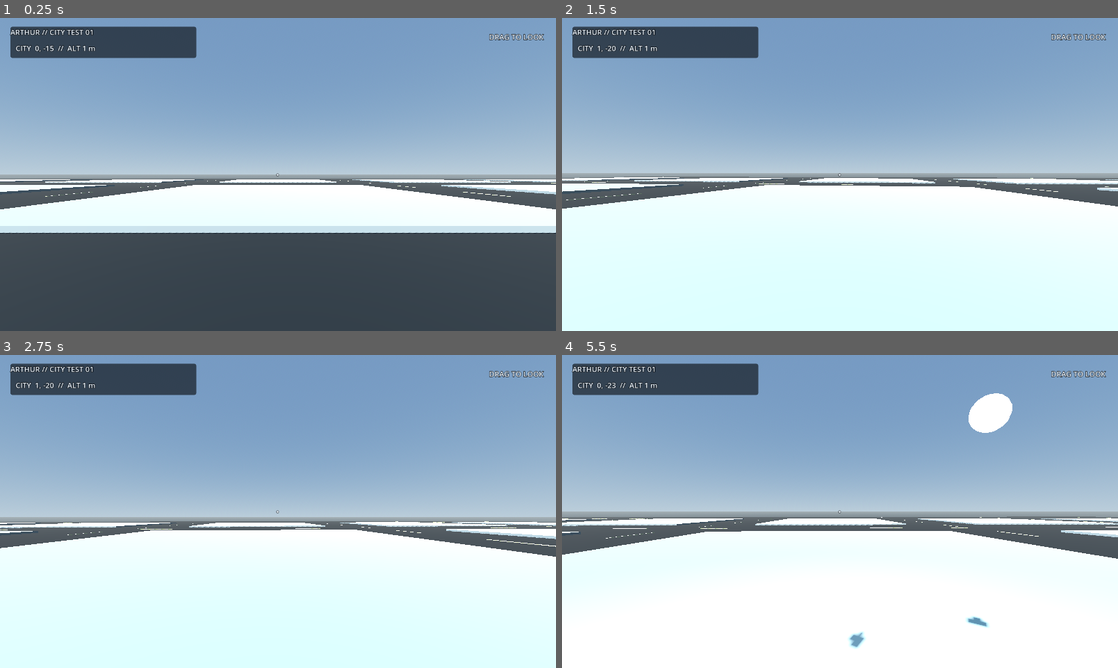
Above: before the commit, frames 1-4 (two rows, left to right).
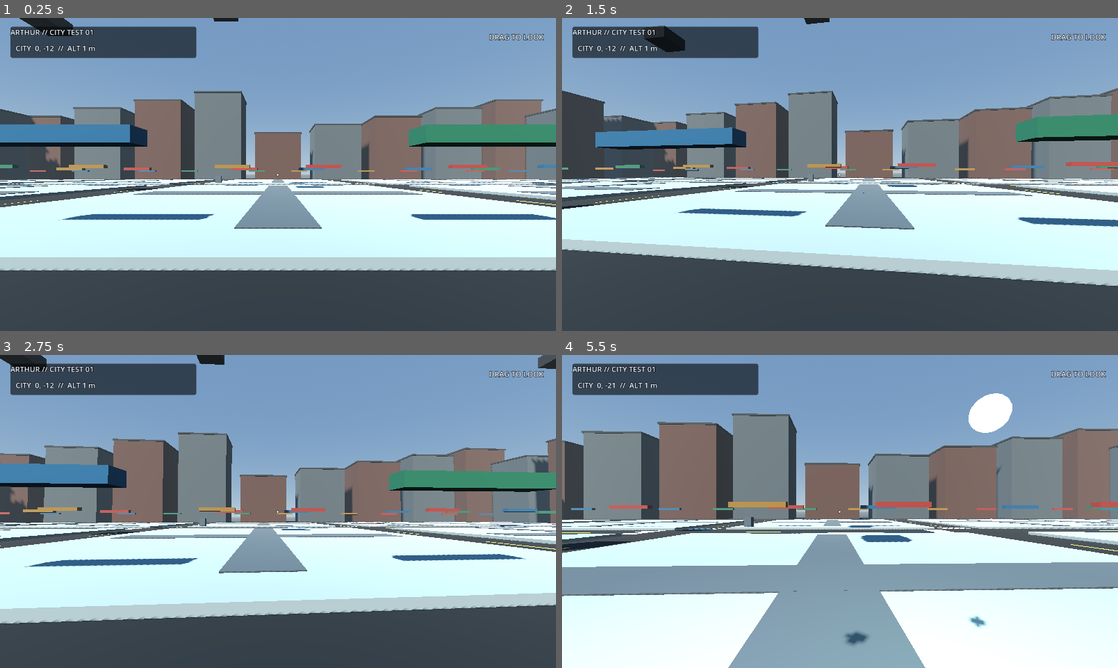
Above: after the commit, the same moments.

Repository: jain-Igtm/Strawberry-Games
Game: Godot game, scene res://arthur_mobile/city_main.tscn
The game is run twice, just before and just after one commit, with the same random seed, the same clock (stepped at 60 frames per second) and the same inputs.
Inputs (mouse positions are in pixels of both pictures, inside the frame that each line leads up to):
- Up to frame 1 (0.25 s): no input
- Up to frame 2 (1.5 s): tap Enter at 0.5 s; move the mouse to (867, 174) at 0.52 s; hold Ctrl 0.53-1.28 s; hold W from 0.53 s (still down); click (867, 174) at 0.67 s; tap Space at 0.77 s; move the mouse to (812, 174) at 1.27 s; tap C at 1.35 s
- Up to frame 3 (2.75 s): keep holding W; tap Space at 1.52, 2 s; move the mouse to (289, 505) at 2.02 s; hold Shift from 2.03 s (still down)
- Up to frame 4 (5.5 s): keep holding W; tap Enter at 2.75 s; move the mouse to (834, 517) at 2.77 s; release Shift at 2.78 s; tap F at 2.85 s; click (834, 517) at 2.92 s; tap Space at 3.02, 3.77, 4.52 s; move the mouse to (878, 514) at 3.52 s; tap E at 3.6 s; move the mouse to (795, 508) at 4.27 s; tap Q at 4.35 s; move the mouse to (845, 511) at 5.02 s; tap R at 5.1 s; click (845, 511) at 5.17 s

The runs differ from the first frame. In frame 1, 41% of the frame differs, in the area x 0-100%, y 0-81%; in frame 2, 52%, in the area x 0-100%, y 0-100%; in frame 3, 49%; in frame 4, 45%.

Commit message:
Rebuild Arthur city as dense walkable streets

Diff:
--- a/godot-backrooms/overlay/arthur_mobile/city_world.gd
+++ b/godot-backrooms/overlay/arthur_mobile/city_world.gd
@@ -1,14 +1,17 @@
 extends Node3D
 
-# Arthur City v0.1
-# A normal-world city branch. Arthur's player and psychic scripts are intentionally
-# untouched; this script only replaces the Backrooms environment generator.
+# Arthur City v0.2
+# Dense normal-world city environment. Arthur's player, movement, levitation,
+# illumination and telekinesis scripts are intentionally untouched.
 
 const CITY_ASSET_ROOT := "res://arthur_assets/kaykit_city/gltf/"
-const BLOCK_SPACING := 30.0
-const BLOCK_SIZE := 20.0
-const CITY_EXTENT := 92.0
-const SPAWN := Vector3(0.0, 1.05, -15.0)
+const BLOCK_SPACING := 26.0
+const BLOCK_SIZE := 21.0
+const HALF_BLOCK := BLOCK_SIZE * 0.5
+const CITY_EXTENT := 82.0
+const SPAWN := Vector3(0.0, 1.05, -13.0)
+const GRID_MIN := -2
+const GRID_MAX := 2
 
 @onready var player: CharacterBody3D = $Player
 @onready var coords_label: Label = $UI/Overlay/Coords
@@ -18,9 +21,12 @@
 var concrete_dark_mat: StandardMaterial3D
 var grass_mat: StandardMaterial3D
 var stripe_mat: StandardMaterial3D
+var crosswalk_mat: StandardMaterial3D
 var curb_mat: StandardMaterial3D
 var prop_mat: StandardMaterial3D
-
+var brick_mat: StandardMaterial3D
+var roof_mat: StandardMaterial3D
+var storefront_mats: Array[StandardMaterial3D] = []
 var asset_cache: Dictionary = {}
 
 func _ready() -> void:
@@ -42,19 +48,27 @@
 		player.velocity = Vector3.ZERO
 		player.set_psychic_levitation(false)
 
-# player_v09 asks the world about water every physics tick. There is deliberately
-# no pool/swimming volume in the city yet, so the Backrooms water state stays off.
+# player_v09 asks the world about water every physics tick.
 func is_water_at_position(_position: Vector3) -> bool:
 	return false
 
 func _build_materials() -> void:
-	asphalt_mat = _make_material(Color(0.075, 0.083, 0.09, 1.0), 0.94)
-	concrete_mat = _make_material(Color(0.54, 0.55, 0.55, 1.0), 0.9)
-	concrete_dark_mat = _make_material(Color(0.31, 0.33, 0.35, 1.0), 0.9)
-	grass_mat = _make_material(Color(0.16, 0.31, 0.18, 1.0), 1.0)
-	stripe_mat = _make_material(Color(0.82, 0.78, 0.58, 1.0), 0.86)
-	curb_mat = _make_material(Color(0.69, 0.68, 0.64, 1.0), 0.92)
-	prop_mat = _make_material(Color(0.32, 0.36, 0.39, 1.0), 0.72, 0.08)
+	asphalt_mat = _make_material(Color(0.075, 0.082, 0.088, 1.0), 0.96)
+	concrete_mat = _make_material(Color(0.49, 0.50, 0.49, 1.0), 0.93)
+	concrete_dark_mat = _make_material(Color(0.25, 0.27, 0.28, 1.0), 0.94)
+	grass_mat = _make_material(Color(0.13, 0.28, 0.14, 1.0), 1.0)
+	stripe_mat = _make_material(Color(0.86, 0.73, 0.28, 1.0), 0.86)
+	crosswalk_mat = _make_material(Color(0.88, 0.88, 0.82, 1.0), 0.9)
+	curb_mat = _make_material(Color(0.63, 0.62, 0.58, 1.0), 0.94)
+	prop_mat = _make_material(Color(0.27, 0.30, 0.32, 1.0), 0.74, 0.06)
+	brick_mat = _make_material(Color(0.28, 0.18, 0.15, 1.0), 0.97)
+	roof_mat = _make_material(Color(0.12, 0.13, 0.14, 1.0), 0.91)
+	storefront_mats = [
+		_make_material(Color(0.50, 0.16, 0.13, 1.0), 0.82),
+		_make_material(Color(0.10, 0.29, 0.39, 1.0), 0.82),
+		_make_material(Color(0.12, 0.34, 0.25, 1.0), 0.82),
+		_make_material(Color(0.48, 0.34, 0.12, 1.0), 0.82)
+	]
 
 func _make_material(color: Color, roughness: float, metallic: float = 0.0) -> StandardMaterial3D:
 	var mat := StandardMaterial3D.new()
@@ -68,124 +82,223 @@
 	geometry.name = "CityGeometry"
 	add_child(geometry)
 
-	_add_box(geometry, "AsphaltGround", Vector3(0.0, -0.46, 0.0), Vector3(CITY_EXTENT * 2.0, 0.9, CITY_EXTENT * 2.0), asphalt_mat, true)
-	_build_lane_markings(geometry)
-
-	for ix in range(-2, 3):
-		for iz in range(-2, 3):
+	# Road slab. Most of this disappears beneath raised city blocks, so Arthur now
+	# sees streets between buildings instead of one enormous asphalt sheet.
+	_add_box(geometry, "RoadBase", Vector3(0.0, -0.40, 0.0), Vector3(CITY_EXTENT * 2.0, 0.8, CITY_EXTENT * 2.0), asphalt_mat, true)
+
+	for ix in range(GRID_MIN, GRID_MAX + 1):
+		for iz in range(GRID_MIN, GRID_MAX + 1):
 			var center := Vector3(float(ix) * BLOCK_SPACING, 0.0, float(iz) * BLOCK_SPACING)
 			var kind := _lot_kind(ix, iz)
 			if kind == "park":
 				_build_park(geometry, center)
 			elif kind == "parking":
 				_build_parking_lot(geometry, center, ix, iz)
+			elif kind == "plaza":
+				_build_plaza(geometry, center, ix, iz)
 			else:
-				_build_building_block(geometry, center, ix, iz)
-
+				_build_dense_block(geometry, center, ix, iz)
+
+	_build_road_markings(geometry)
+	_build_crosswalks(geometry)
 	_build_street_furniture(geometry)
-	_build_parked_cars(geometry)
+	_build_curbside_cars(geometry)
 	_build_loose_psychic_props(geometry)
+	_build_horizon(geometry)
 
 func _lot_kind(ix: int, iz: int) -> String:
 	if ix == 0 and iz == 0:
 		return "park"
-	if (ix == -2 and iz == 1) or (ix == 2 and iz == -1) or (ix == 1 and iz == 2):
+	if ix == -2 and iz == 1:
 		return "parking"
+	if ix == 2 and iz == -1:
+		return "plaza"
 	return "building"
 
-func _build_lane_markings(parent: Node3D) -> void:
-	var roads := [-75.0, -45.0, -15.0, 15.0, 45.0, 75.0]
-	for x in roads:
-		for z in range(-84, 85, 9):
-			_add_box(parent, "VDash", Vector3(x, 0.018, float(z)), Vector3(0.13, 0.025, 3.6), stripe_mat, false)
-	for z in roads:
-		for x in range(-84, 85, 9):
-			_add_box(parent, "HDash", Vector3(float(x), 0.02, z), Vector3(3.6, 0.025, 0.13), stripe_mat, false)
-
-func _build_building_block(parent: Node3D, center: Vector3, ix: int, iz: int) -> void:
-	_add_box(parent, "Sidewalk", center + Vector3(0.0, 0.09, 0.0), Vector3(BLOCK_SIZE, 0.18, BLOCK_SIZE), concrete_mat, true)
-
-	var index := posmod(ix * 7 + iz * 11, 8)
-	var asset := "building_%s_withoutBase.gltf" % char(65 + index)
-	var scale_factor := 2.15 + float(posmod(ix * 5 - iz * 3, 4)) * 0.18
-	var rotation_y := float(posmod(ix - iz, 4)) * PI * 0.5
-	var visual := _instance_asset(asset, parent, center + Vector3(0.0, 0.19, 0.0), rotation_y, Vector3.ONE * scale_factor)
+func _road_centers() -> Array[float]:
+	return [-39.0, -13.0, 13.0, 39.0]
+
+func _build_road_markings(parent: Node3D) -> void:
+	for x in _road_centers():
+		for z in range(-70, 71, 8):
+			if _near_intersection(float(z)):
+				continue
+			_add_box(parent, "LaneDashV", Vector3(x, 0.025, float(z)), Vector3(0.10, 0.022, 3.0), stripe_mat, false)
+	for z in _road_centers():
+		for x in range(-70, 71, 8):
+			if _near_intersection(float(x)):
+				continue
+			_add_box(parent, "LaneDashH", Vector3(float(x), 0.026, z), Vector3(3.0, 0.022, 0.10), stripe_mat, false)
+
+func _near_intersection(value: float) -> bool:
+	for road in _road_centers():
+		if absf(value - road) < 5.0:
+			return true
+	return false
+
+func _build_crosswalks(parent: Node3D) -> void:
+	for rx in _road_centers():
+		for rz in _road_centers():
+			# Compact zebra crossings on all four approaches make intersections read
+			# immediately from eye level without hundreds of meshes.
+			for i in range(-2, 3):
+				var off := float(i) * 0.62
+				_add_box(parent, "CrosswalkV", Vector3(rx + off, 0.032, rz - 3.25), Vector3(0.34, 0.024, 1.65), crosswalk_mat, false)
+				_add_box(parent, "CrosswalkH", Vector3(rx - 3.25, 0.033, rz + off), Vector3(1.65, 0.024, 0.34), crosswalk_mat, false)
+
+func _build_dense_block(parent: Node3D, center: Vector3, ix: int, iz: int) -> void:
+	_add_box(parent, "SidewalkBlock", center + Vector3(0.0, 0.10, 0.0), Vector3(BLOCK_SIZE, 0.20, BLOCK_SIZE), concrete_mat, true)
+
+	# Four street-facing buildings per block. This is the key v0.2 change: the
+	# sidewalk edge is occupied continuously instead of placing one tiny structure
+	# in a sea of pavement.
+	var offsets := [
+		Vector3(-5.0, 0.0, -5.0), Vector3(5.0, 0.0, -5.0),
+		Vector3(-5.0, 0.0, 5.0), Vector3(5.0, 0.0, 5.0)
+	]
+	for n in range(offsets.size()):
+		_build_city_building(parent, center + offsets[n], ix, iz, n)
+
+	# Narrow service alleys through the block. They make the density navigable
+	# instead of turning every block into one solid collision cube.
+	_add_box(parent, "AlleyX", center + Vector3(0.0, 0.215, 0.0), Vector3(2.0, 0.035, 17.8), concrete_dark_mat, false)
+	_add_box(parent, "AlleyZ", center + Vector3(0.0, 0.216, 0.0), Vector3(17.8, 0.035, 2.0), concrete_dark_mat, false)
+
+	if posmod(ix * 3 + iz, 2) == 0:
+		_instance_asset("dumpster.gltf", parent, center + Vector3(1.2, 0.28, 4.4), PI * 0.5, Vector3.ONE * 0.95)
+	if posmod(ix - iz, 3) == 0:
+		_instance_asset("bench.gltf", parent, center + Vector3(-8.7, 0.25, 0.0), PI * 0.5, Vector3.ONE * 0.95)
+
+func _build_city_building(parent: Node3D, position: Vector3, ix: int, iz: int, slot: int) -> void:
+	var letters := ["A", "B", "C", "D", "E", "F", "G", "H"]
+	var index := posmod(ix * 13 + iz * 7 + slot * 3, letters.size())
+	var asset := "building_%s_withoutBase.gltf" % letters[index]
+	var downtownness := 2 - mini(2, maxi(abs(ix), abs(iz)))
+	var scale_factor := 1.55 + float(posmod(ix * 5 - iz * 3 + slot, 4)) * 0.10 + float(downtownness) * 0.16
+	var rotation_y := float(posmod(slot + ix - iz, 4)) * PI * 0.5
+	var visual := _instance_asset(asset, parent, position + Vector3(0.0, 0.20, 0.0), rotation_y, Vector3.ONE * scale_factor)
 	if visual != null:
-		visual.name = "BuildingVisual_%d_%d" % [ix, iz]
-
-	# Cheap broad-phase collision keeps mobile flight smooth while still making
-	# rooftops/walls solid. The public model remains purely visual.
-	var footprint := 12.0 + float(posmod(ix + iz, 2)) * 1.4
-	var height := 12.0 + float(posmod(ix * 3 + iz * 5, 5)) * 2.4
-	_add_static_collision(parent, "BuildingCollision", center + Vector3(0.0, 0.18 + height * 0.5, 0.0), Vector3(footprint, height, footprint))
-
-	# A little service-space breathing room around every block keeps the city from
-	# becoming one repeated wall canyon.
-	if posmod(ix + iz, 3) == 0:
-		_instance_asset("dumpster.gltf", parent, center + Vector3(7.1, 0.2, -6.8), rotation_y, Vector3.ONE * 1.1)
-	if posmod(ix * 2 + iz, 4) == 0:
-		_instance_asset("bench.gltf", parent, center + Vector3(-7.0, 0.2, 6.8), rotation_y + PI * 0.5, Vector3.ONE * 1.05)
+		visual.name = "Building_%d_%d_%d" % [ix, iz, slot]
+
+	var footprint := 7.7
+	var height := 9.5 + float(posmod(ix * 11 + iz * 17 + slot * 5, 5)) * 1.45 + float(downtownness) * 2.4
+	_add_static_collision(parent, "BuildingCollision", position + Vector3(0.0, 0.20 + height * 0.5, 0.0), Vector3(footprint, height, footprint))
+
+	# Low-cost rooftop mass and storefront/awning accents fill the silhouette and
+	# keep repeated public-kit buildings from reading as cloned props.
+	if downtownness > 0 and posmod(slot + ix, 2) == 0:
+		_add_box(parent, "RoofPlant", position + Vector3(0.0, height + 0.55, 0.0), Vector3(2.3, 1.1, 2.3), roof_mat, false)
+
+	var edge_x := signf(position.x - float(ix) * BLOCK_SPACING)
+	var edge_z := signf(position.z - float(iz) * BLOCK_SPACING)
+	var accent_mat := storefront_mats[posmod(ix + iz + slot, storefront_mats.size())]
+	if absf(edge_z) > 0.1:
+		_add_box(parent, "Awning", position + Vector3(0.0, 2.3, edge_z * 4.02), Vector3(3.8, 0.38, 0.55), accent_mat, false)
+	else:
+		_add_box(parent, "Awning", position + Vector3(edge_x * 4.02, 2.3, 0.0), Vector3(0.55, 0.38, 3.8), accent_mat, false)
 
 func _build_park(parent: Node3D, center: Vector3) -> void:
-	_add_box(parent, "ParkCurb", center + Vector3(0.0, 0.09, 0.0), Vector3(BLOCK_SIZE, 0.18, BLOCK_SIZE), curb_mat, true)
-	_add_box(parent, "ParkLawn", center + Vector3(0.0, 0.205, 0.0), Vector3(15.6, 0.05, 15.6), grass_mat, false)
-	_add_box(parent, "ParkPathX", center + Vector3(0.0, 0.235, 0.0), Vector3(16.4, 0.035, 2.2), concrete_dark_mat, false)
-	_add_box(parent, "ParkPathZ", center + Vector3(0.0, 0.236, 0.0), Vector3(2.2, 0.035, 16.4), concrete_dark_mat, false)
-
-	for offset in [Vector3(-5.6, 0.22, -5.6), Vector3(5.6, 0.22, -5.6), Vector3(-5.6, 0.22, 5.6), Vector3(5.6, 0.22, 5.6)]:
-		_instance_asset("bush.gltf", parent, center + offset, 0.0, Vector3.ONE * 1.4)
-	_instance_asset("bench.gltf", parent, center + Vector3(-4.2, 0.22, 1.8), PI * 0.5, Vector3.ONE * 1.1)
-	_instance_asset("bench.gltf", parent, center + Vector3(4.2, 0.22, -1.8), -PI * 0.5, Vector3.ONE * 1.1)
-
-	var monument := _add_box(parent, "ParkMonument", center + Vector3(0.0, 1.15, 0.0), Vector3(1.2, 2.0, 1.2), concrete_dark_mat, true)
+	_add_box(parent, "ParkCurb", center + Vector3(0.0, 0.10, 0.0), Vector3(BLOCK_SIZE, 0.20, BLOCK_SIZE), curb_mat, true)
+	_add_box(parent, "ParkLawn", center + Vector3(0.0, 0.225, 0.0), Vector3(18.5, 0.05, 18.5), grass_mat, false)
+	_add_box(parent, "ParkPathX", center + Vector3(0.0, 0.265, 0.0), Vector3(19.0, 0.035, 2.2), concrete_dark_mat, false)
+	_add_box(parent, "ParkPathZ", center + Vector3(0.0, 0.266, 0.0), Vector3(2.2, 0.035, 19.0), concrete_dark_mat, false)
+
+	var bushes := [
+		Vector3(-7.1, 0.28, -7.1), Vector3(0.0, 0.28, -7.3), Vector3(7.1, 0.28, -7.1),
+		Vector3(-7.1, 0.28, 7.1), Vector3(0.0, 0.28, 7.3), Vector3(7.1, 0.28, 7.1),
+		Vector3(-7.3, 0.28, 0.0), Vector3(7.3, 0.28, 0.0)
+	]
+	for offset in bushes:
+		_instance_asset("bush.gltf", parent, center + offset, 0.0, Vector3.ONE * 1.45)
+
+	for spec in [
+		[Vector3(-5.0, 0.28, 2.2), PI * 0.5], [Vector3(5.0, 0.28, -2.2), -PI * 0.5],
+		[Vector3(2.2, 0.28, 5.0), 0.0], [Vector3(-2.2, 0.28, -5.0), PI]
+	]:
+		_instance_asset("bench.gltf", parent, center + spec[0] as Vector3, float(spec[1]), Vector3.ONE)
+
+	var monument := _add_box(parent, "ParkMonument", center + Vector3(0.0, 1.35, 0.0), Vector3(1.4, 2.2, 1.4), brick_mat, true)
 	monument.rotation.y = PI * 0.25
 
 func _build_parking_lot(parent: Node3D, center: Vector3, ix: int, iz: int) -> void:
-	_add_box(parent, "ParkingPad", center + Vector3(0.0, 0.035, 0.0), Vector3(BLOCK_SIZE, 0.07, BLOCK_SIZE), asphalt_mat, false)
-	for row in [-5.8, 5.8]:
+	_add_box(parent, "ParkingCurb", center + Vector3(0.0, 0.10, 0.0), Vector3(BLOCK_SIZE, 0.20, BLOCK_SIZE), curb_mat, true)
+	_add_box(parent, "ParkingPad", center + Vector3(0.0, 0.225, 0.0), Vector3(18.8, 0.05, 18.8), asphalt_mat, false)
+	for row in [-5.4, 5.4]:
 		for slot in range(-3, 4):
-			_add_box(parent, "ParkingLine", center + Vector3(float(slot) * 2.35, 0.082, row), Vector3(0.07, 0.025, 4.0), stripe_mat, false)
+			_add_box(parent, "ParkingLine", center + Vector3(float(slot) * 2.25, 0.265, row), Vector3(0.07, 0.022, 3.8), crosswalk_mat, false)
 
 	var car_names := ["car_hatchback.gltf", "car_sedan.gltf", "car_stationwagon.gltf", "car_taxi.gltf"]
-	for n in range(5):
-		var row_z := -5.7 if n < 3 else 5.7
-		var slot_x := (-2.0 + float(n if n < 3 else n - 3)) * 2.8
+	for n in range(10):
+		var row_z := -5.4 if n < 5 else 5.4
+		var slot_index := n if n < 5 else n - 5
+		var slot_x := float(slot_index - 2) * 2.8
 		var rot := 0.0 if row_z < 0.0 else PI
-		_spawn_psychic_car(parent, car_names[posmod(n + ix - iz, car_names.size())], center + Vector3(slot_x, 0.72, row_z), rot)
+		_spawn_psychic_car(parent, car_names[posmod(n + ix - iz, car_names.size())], center + Vector3(slot_x, 0.83, row_z), rot)
+
+	# Small corner shop keeps the parking lot from becoming another empty void.
+	_instance_asset("building_H_withoutBase.gltf", parent, center + Vector3(7.0, 0.25, 7.0), PI, Vector3.ONE * 1.25)
+	_add_static_collision(parent, "ParkingShopCollision", center + Vector3(7.0, 4.4, 7.0), Vector3(5.8, 8.4, 5.8))
+
+func _build_plaza(parent: Node3D, center: Vector3, ix: int, iz: int) -> void:
+	_add_box(parent, "Plaza", center + Vector3(0.0, 0.10, 0.0), Vector3(BLOCK_SIZE, 0.20, BLOCK_SIZE), concrete_mat, true)
+	_build_city_building(parent, center + Vector3(-5.0, 0.0, -5.0), ix, iz, 0)
+	_build_city_building(parent, center + Vector3(5.0, 0.0, -5.0), ix, iz, 1)
+	_build_city_building(parent, center + Vector3(5.0, 0.0, 5.0), ix, iz, 2)
+	_instance_asset("bench.gltf", parent, center + Vector3(-5.5, 0.26, 5.5), -PI * 0.25, Vector3.ONE)
+	_instance_asset("bench.gltf", parent, center + Vector3(-2.5, 0.26, 6.8), PI * 0.25, Vector3.ONE)
+	for p in [Vector3(-6.8, 0.27, 3.0), Vector3(-4.0, 0.27, 7.0), Vector3(0.0, 0.27, 6.8)]:
+		_instance_asset("bush.gltf", parent, center + p, 0.0, Vector3.ONE * 1.3)
 
 func _build_street_furniture(parent: Node3D) -> void:
-	var road_edges := [-69.3, -39.3, -9.3, 20.7, 50.7]
-	for x in road_edges:
-		for z in [-67.0, -37.0, -7.0, 23.0, 53.0]:
-			if absf(x) < 12.0 and absf(z) < 12.0:
+	# Lights and hydrants sit on sidewalks at block corners rather than out in the
+	# road. Alternating corners keeps draw count sane on phones.
+	for ix in range(GRID_MIN, GRID_MAX + 1):
+		for iz in range(GRID_MIN, GRID_MAX + 1):
+			var center := Vector3(float(ix) * BLOCK_SPACING, 0.0, float(iz) * BLOCK_SPACING)
+			var corner_x := HALF_BLOCK - 0.75
+			var corner_z := HALF_BLOCK - 0.75
+			if posmod(ix + iz, 2) == 0:
+				_instance_asset("streetlight.gltf", parent, center + Vector3(corner_x, 0.24, corner_z), PI, Vector3.ONE * 1.08)
+				_instance_asset("streetlight.gltf", parent, center + Vector3(-corner_x, 0.24, -corner_z), 0.0, Vector3.ONE * 1.08)
+			else:
+				_instance_asset("streetlight.gltf", parent, center + Vector3(-corner_x, 0.24, corner_z), PI * 0.5, Vector3.ONE * 1.08)
+				_instance_asset("streetlight.gltf", parent, center + Vector3(corner_x, 0.24, -corner_z), -PI * 0.5, Vector3.ONE * 1.08)
+			if posmod(ix * 5 + iz * 3, 4) == 0:
+				_instance_asset("firehydrant.gltf", parent, center + Vector3(corner_x - 1.2, 0.25, -corner_z), 0.0, Vector3.ONE)
+
+	for rx in _road_centers():
+		for rz in _road_centers():
+			if posmod(int(rx + rz), 2) == 0:
+				_instance_asset("trafficlight_A.gltf", parent, Vector3(rx - 2.2, 0.20, rz - 2.2), 0.0, Vector3.ONE)
+
+func _build_curbside_cars(parent: Node3D) -> void:
+	var car_names := ["car_sedan.gltf", "car_hatchback.gltf", "car_stationwagon.gltf", "car_taxi.gltf", "car_police.gltf"]
+	var segments := [-65.0, -52.0, -26.0, 0.0, 26.0, 52.0, 65.0]
+	var counter := 0
+
+	for road_x in _road_centers():
+		for z in segments:
+			if _near_intersection(z):
 				continue
-			_instance_asset("streetlight.gltf", parent, Vector3(x, 0.2, z), 0.0, Vector3.ONE * 1.18)
-
-	var hydrants := [Vector3(-8.8, 0.2, -37.0), Vector3(20.8, 0.2, -7.0), Vector3(50.8, 0.2, 23.0), Vector3(-39.2, 0.2, 53.0), Vector3(-69.2, 0.2, -7.0)]
-	for p in hydrants:
-		_instance_asset("firehydrant.gltf", parent, p, 0.0, Vector3.ONE * 1.1)
-
-	var signals := [Vector3(-10.0, 0.2, -10.0), Vector3(20.0, 0.2, -10.0), Vector3(-10.0, 0.2, 20.0), Vector3(20.0, 0.2, 20.0)]
-	for i in range(signals.size()):
-		_instance_asset("trafficlight_A.gltf", parent, signals[i], float(i) * PI * 0.5, Vector3.ONE * 1.05)
-
-func _build_parked_cars(parent: Node3D) -> void:
-	var specs := [
-		["car_sedan.gltf", Vector3(-4.0, 0.72, -45.0), PI * 0.5],
-		["car_hatchback.gltf", Vector3(34.0, 0.72, -15.0), PI * 0.5],
-		["car_stationwagon.gltf", Vector3(-26.0, 0.72, 15.0), -PI * 0.5],
-		["car_taxi.gltf", Vector3(56.0, 0.72, 45.0), PI * 0.5],
-		["car_sedan.gltf", Vector3(-56.0, 0.72, 75.0), -PI * 0.5],
-		["car_hatchback.gltf", Vector3(15.0, 0.72, 66.0), 0.0],
-		["car_police.gltf", Vector3(-45.0, 0.72, -65.0), 0.0]
-	]
-	for spec in specs:
-		_spawn_psychic_car(parent, spec[0] as String, spec[1] as Vector3, float(spec[2]))
+			if posmod(counter, 3) != 0:
+				var side := -1.0 if posmod(counter, 2) == 0 else 1.0
+				_spawn_psychic_car(parent, car_names[posmod(counter, car_names.size())], Vector3(road_x + side * 1.72, 0.72, z), 0.0 if side > 0.0 else PI)
+			counter += 1
+
+	for road_z in _road_centers():
+		for x in segments:
+			if _near_intersection(x):
+				continue
+			if posmod(counter, 3) != 1:
+				var side := -1.0 if posmod(counter, 2) == 0 else 1.0
+				_spawn_psychic_car(parent, car_names[posmod(counter, car_names.size())], Vector3(x, 0.72, road_z + side * 1.72), PI * 0.5 if side > 0.0 else -PI * 0.5)
+			counter += 1
 
 func _build_loose_psychic_props(parent: Node3D) -> void:
 	var points := [
-		Vector3(6.0, 0.72, -8.2), Vector3(7.3, 0.72, -8.0), Vector3(-38.0, 0.72, 8.4),
-		Vector3(51.0, 0.72, -8.5), Vector3(-68.5, 0.72, 38.0), Vector3(38.0, 0.72, 68.0)
+		Vector3(8.8, 0.72, -9.1), Vector3(9.8, 0.72, -8.6), Vector3(-17.0, 0.72, 8.8),
+		Vector3(34.0, 0.72, -8.8), Vector3(-43.0, 0.72, 34.0), Vector3(34.0, 0.72, 43.0),
+		Vector3(-8.8, 0.72, -43.0), Vector3(43.0, 0.72, 8.9)
 	]
 	for i in range(points.size()):
 		var body := RigidBody3D.new()
@@ -199,16 +312,33 @@
 
 		var mesh_instance := MeshInstance3D.new()
 		var mesh := BoxMesh.new()
-		mesh.size = Vector3(0.85, 1.15, 0.85)
+		mesh.size = Vector3(0.72, 1.05, 0.72)
 		mesh_instance.mesh = mesh
 		mesh_instance.material_override = prop_mat
 		body.add_child(mesh_instance)
 
 		var shape := CollisionShape3D.new()
 		var box := BoxShape3D.new()
-		box.size = Vector3(0.85, 1.15, 0.85)
+		box.size = Vector3(0.72, 1.05, 0.72)
 		shape.shape = box
 		body.add_child(shape)
+
+func _build_horizon(parent: Node3D) -> void:
+	# Cheap perimeter masses close the skyline so the playable district does not
+	# visibly dissolve into an empty plane. They are solid because Arthur can fly.
+	for i in range(-4, 5):
+		var p := float(i) * 17.0
+		var h1 := 13.0 + float(posmod(i * 7, 6)) * 2.3
+		var h2 := 15.0 + float(posmod(i * 11, 5)) * 2.5
+		_add_horizon_building(parent, Vector3(p, 0.0, -75.0), Vector3(13.0, h1, 10.0), i)
+		_add_horizon_building(parent, Vector3(p, 0.0, 75.0), Vector3(13.0, h2, 10.0), i + 5)
+		_add_horizon_building(parent, Vector3(-75.0, 0.0, p), Vector3(10.0, h2, 13.0), i + 9)
+		_add_horizon_building(parent, Vector3(75.0, 0.0, p), Vector3(10.0, h1, 13.0), i + 13)
+
+func _add_horizon_building(parent: Node3D, base_position: Vector3, size: Vector3, seed_value: int) -> void:
+	var mat := brick_mat if posmod(seed_value, 2) == 0 else concrete_dark_mat
+	_add_box(parent, "HorizonBuilding", base_position + Vector3(0.0, size.y * 0.5, 0.0), size, mat, true)
+	_add_box(parent, "HorizonRoof", base_position + Vector3(0.0, size.y + 0.22, 0.0), Vector3(size.x + 0.4, 0.42, size.z + 0.4), roof_mat, false)
 
 func _spawn_psychic_car(parent: Node3D, asset_name: String, position: Vector3, rotation_y: float) -> void:
 	var body := RigidBody3D.new()
